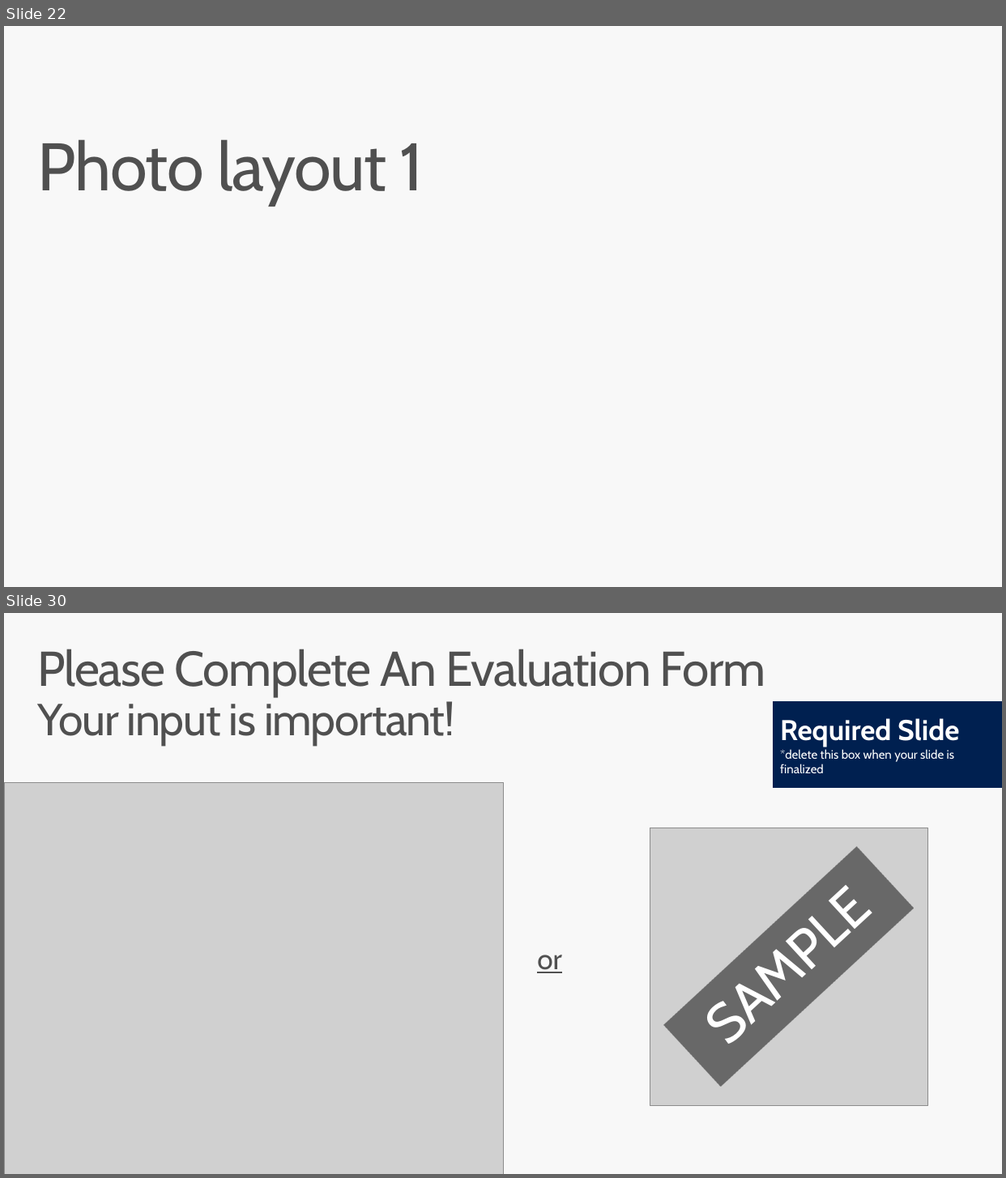
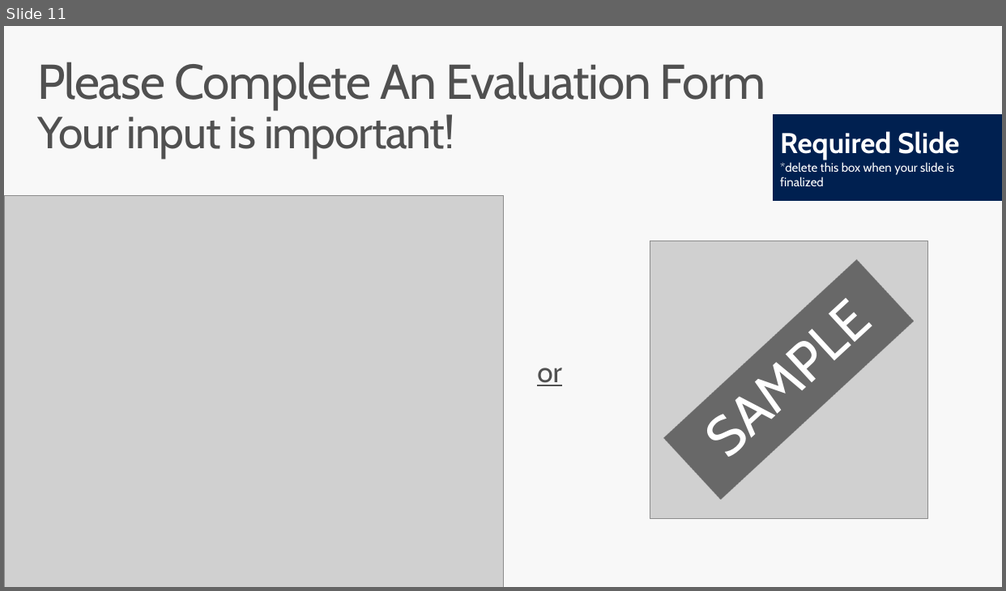
Before and after one commit to Microsoft-Build-2016/CodeLabs-GameDev-3-ANGLE, a slide deck: Presentation.pptx. Shown one above the other, each under a label of ours: slides 22 and 30 before the commit, slide 11 after it; the slides between them are not shown. The pictures are 1006x1178 and 1006x591 pixels, drawn with LibreOffice and Linux fonts; fonts in the diff are those of the drawing; grey boxes stand for pictures; background and template pictures are left out. Boxes give left, top, right and bottom in pixels: in the first picture for what was removed or moved away, otherwise in the second. Text is boxed around its words. In the diff, an @@ line names an element or a change of style, - is before the commit and + after.

```diff
--- a/Presentation.pptx
+++ b/Presentation.pptx
@@ slide 22 removed at (4, 26, 1002, 587), background #F8F8F8 @@
@@ title removed at (38, 139, 424, 206) @@
-Photo layout 1
@@ what was slide 30 is now slide 11 @@
```
Also in this commit, not shown: 1 slide changed, 8 slides added, 48 other slides removed.
